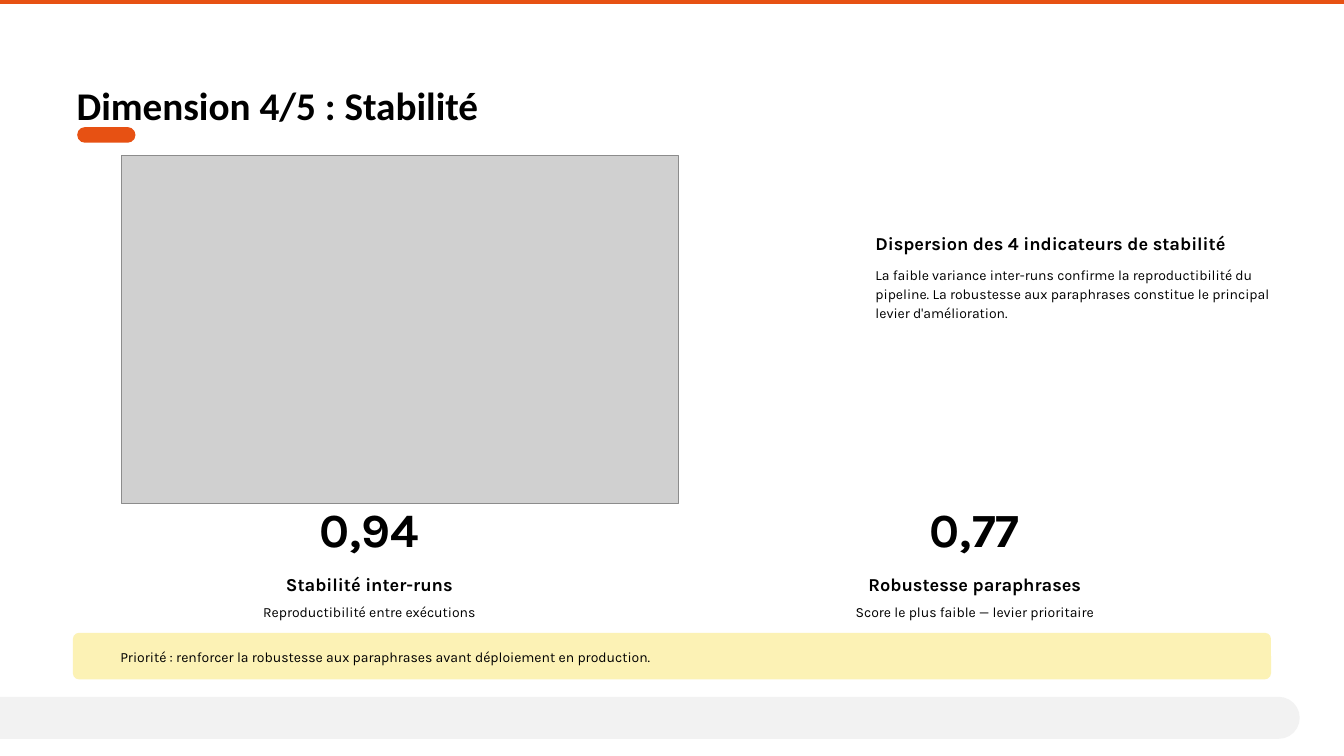
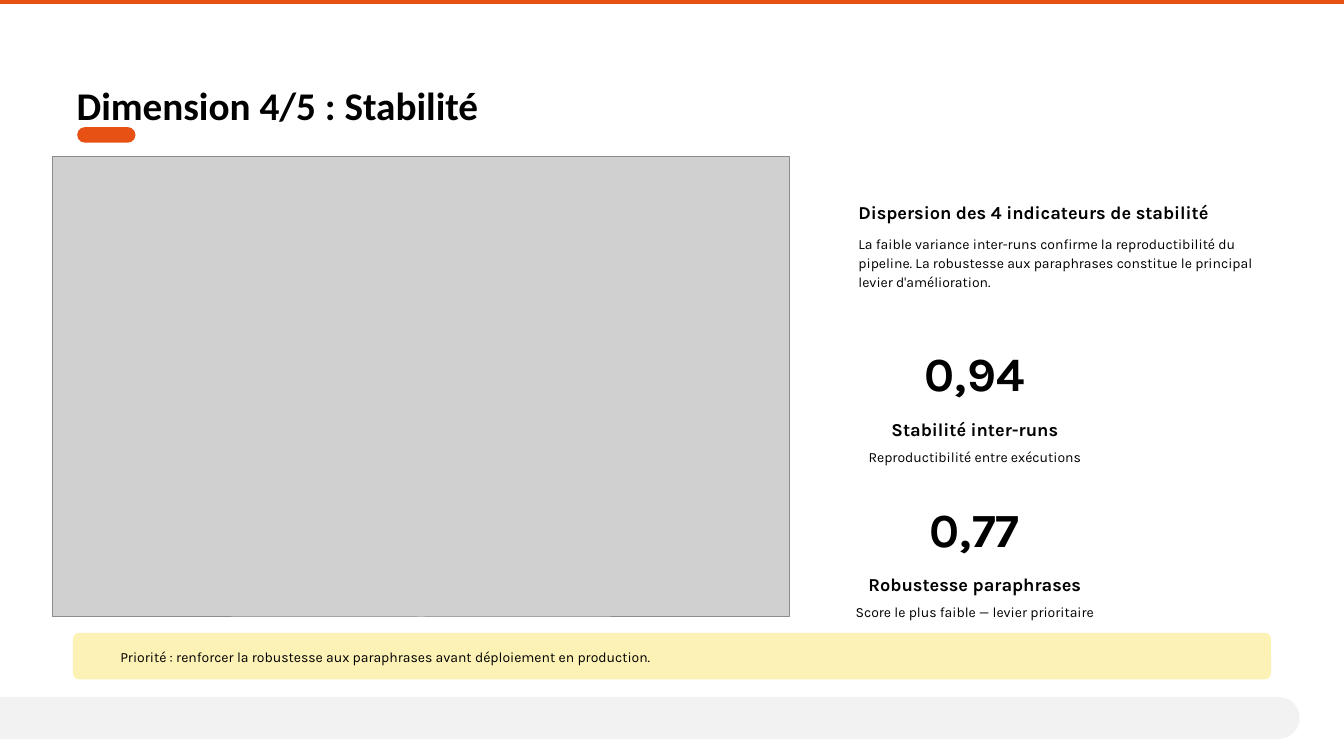
Before and after one commit to AurelienLELEU/memoire, a slide deck: slide 10 of Évaluer la cohérence et la fiabilité d'un système RAG en contexte industriel critique.pptx. Drawn at 1344x756 pixels with LibreOffice and Linux fonts; fonts in the diff are those of the drawing; grey boxes stand for pictures; background and template pictures are left out. Boxes give left, top, right and bottom in pixels: in the first picture for what was removed or moved away, otherwise in the second. Text is boxed around its words. In the diff, an @@ line names an element or a change of style, - is before the commit and + after.

```diff
--- a/Évaluer la cohérence et la fiabilité d'un système RAG en contexte industriel critique.pptx
+++ b/Évaluer la cohérence et la fiabilité d'un système RAG en contexte industriel critique.pptx
@@ picture: place and size @@
-picture at [121,155,679,503]
+picture at [52,156,789,617]
@@ text "Dispersion des 4 indicateurs de ...": place and size @@
-text "Dispersion des 4 indicateurs de ..." at [875,235,1226,255]
+text "Dispersion des 4 indicateurs de ..." at [858,204,1209,224]
@@ text "La faible variance inter-runs confirme ...": place and size @@
-text "La faible variance inter-runs confirme ..." at [875,269,1269,318]
+text "La faible variance inter-runs confirme ..." at [858,238,1252,287]
@@ 3 texts: place and size @@
-3 texts at [263,515,476,621]
+3 texts at [869,359,1081,466]
```
Also in this commit, not shown: 1 other slide changed, 1 other file.
